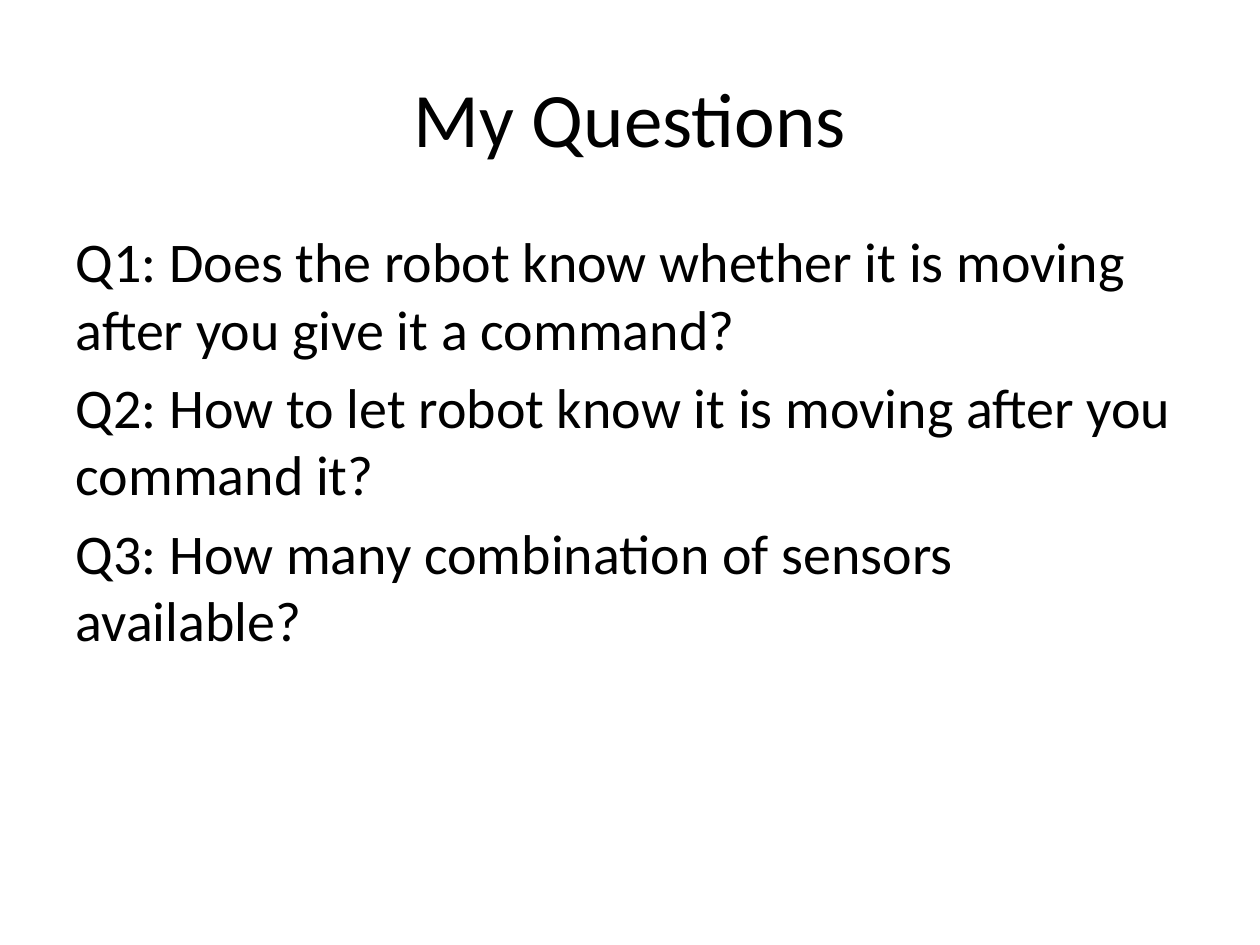
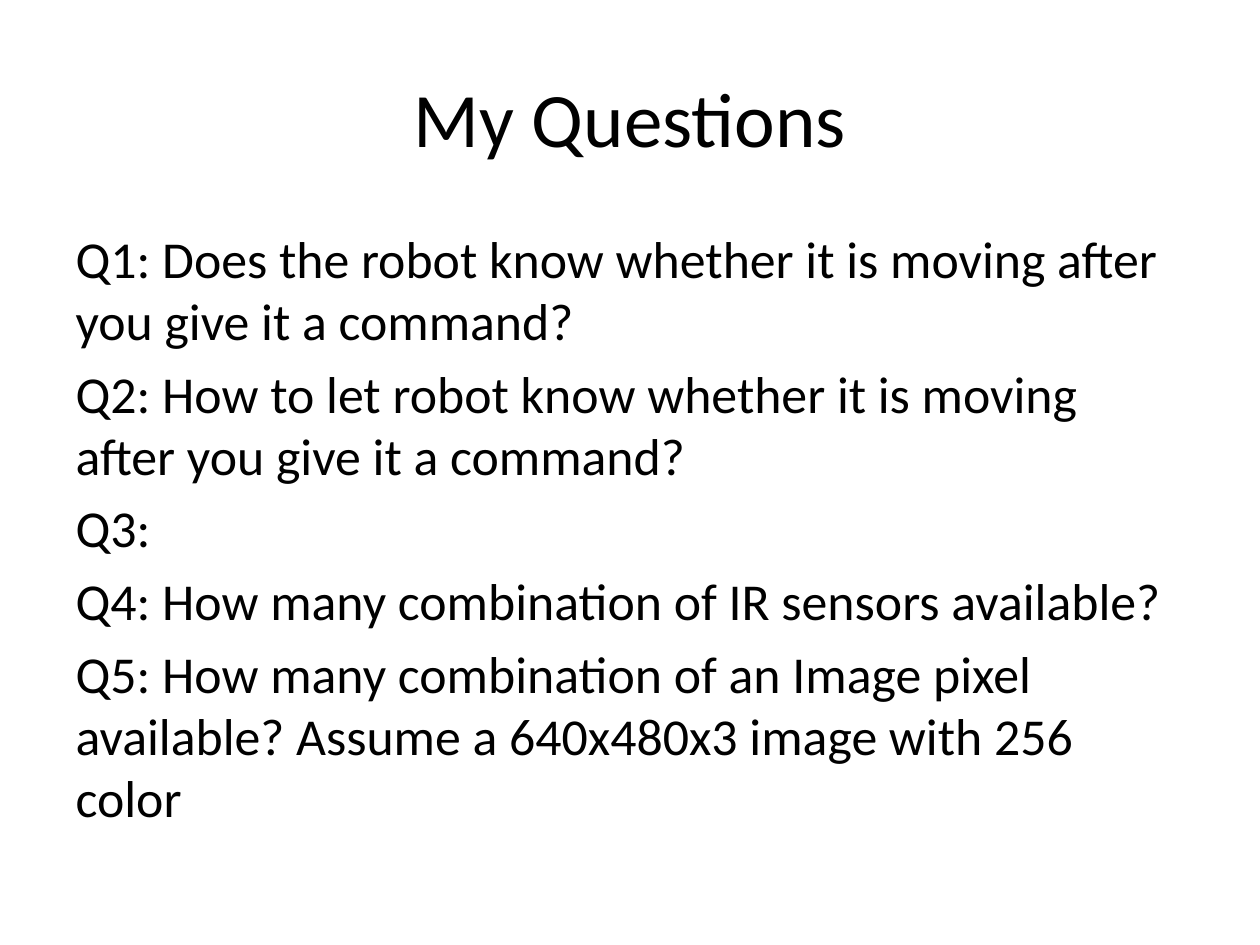
Before and after one commit to skyap/Intro-AI-Robotics, a slide deck: slide 15 of slides/20.Line Following Robot.pptx (slide 14 before the commit). Drawn at 1260x945 pixels with LibreOffice and Linux fonts; fonts in the diff are those of the drawing. Boxes give left, top, right and bottom in pixels: in the first picture for what was removed or moved away, otherwise in the second. Text is boxed around its words. In the diff, an @@ line names an element or a change of style, - is before the commit and + after.

```diff
--- a/slides/20.Line Following Robot.pptx
+++ b/slides/20.Line Following Robot.pptx
@@ text at <box>76,242,1157,349</box>: size 32 to 29.6 pt in "Q1: Does the robot know whether it ..." @@
@@ text at <box>76,377,1160,818</box>: text changed; size 32 to 29.6 pt @@
-Q2: How to let robot know it is moving after you command it?
-Q3: How many combination of sensors available?
+Q2: How to let robot know whether it is moving after you give it a command?
+Q3:
+Q4: How many combination of IR sensors available?
+Q5: How many combination of an Image pixel available? Assume a 640x480x3 image with 256 color
```
Also in this commit, not shown: 3 other slides changed, 5 slides added, 3 slides removed, 16 other files.
